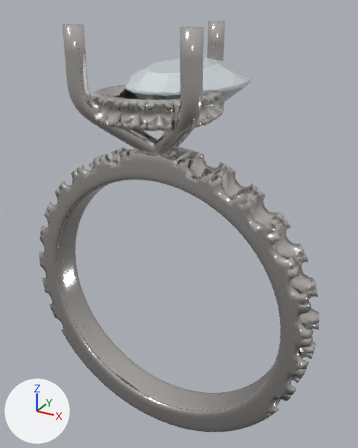
One commit to the glTF model public/assets/rings/jspearhalo-pear.glb: the scene before it, then after it.
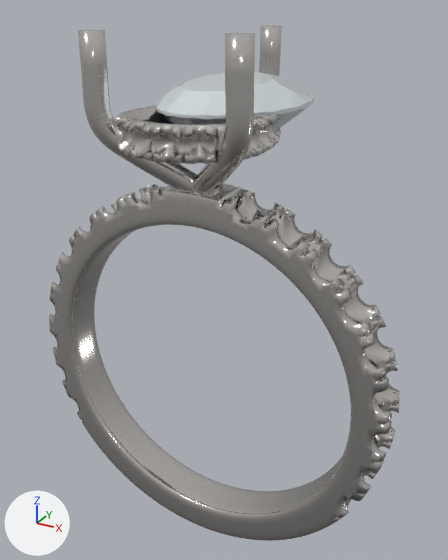
The first picture shows the older version from a 50 mm lens placed at (16.0, -26.9, 19.5), pointed at (-0.3, 2.8, 4.6). The close-ups show the older and then the newer version on the part from 0% to 100% of the width and 0% to 100% of the height of that picture. Only the edits that show in the close-ups are written down. Lighting does not change. The marker at lower left points along +X, +Y and +Z. Vertices at exactly the same position are counted once.

In view in the first close-up: 'band', 'center'.
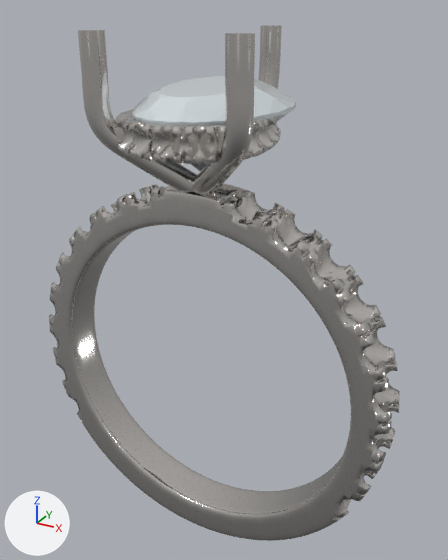
The edits, one by one:
me_band has 28283 vertices, 56578 faces and spans x -11.1..11.1, y -4.4..8.4, z -11.1..18.5.
me_band is used by ob_band; location (0.0, 0.0, 0.0).
me_band part 1: its shading normals changed.
Object 'center' (ob_center) moves from (0.0, 2.2, 14.8) to (0.0, 0.0, 14.8).
Object 'center' (ob_center) is rescaled from (3.6, 3.6, 3.6) to (3.5, 3.5, 3.5).

Where the change shows, as pixel boxes (x1, y1, x2, y2) in the close-ups (448 x 560 px):
'band', shading changed
    both: (54, 25, 400, 522)
'center', moved, rescaled
    before: (156, 72, 314, 131)
    after: (132, 76, 296, 171)
